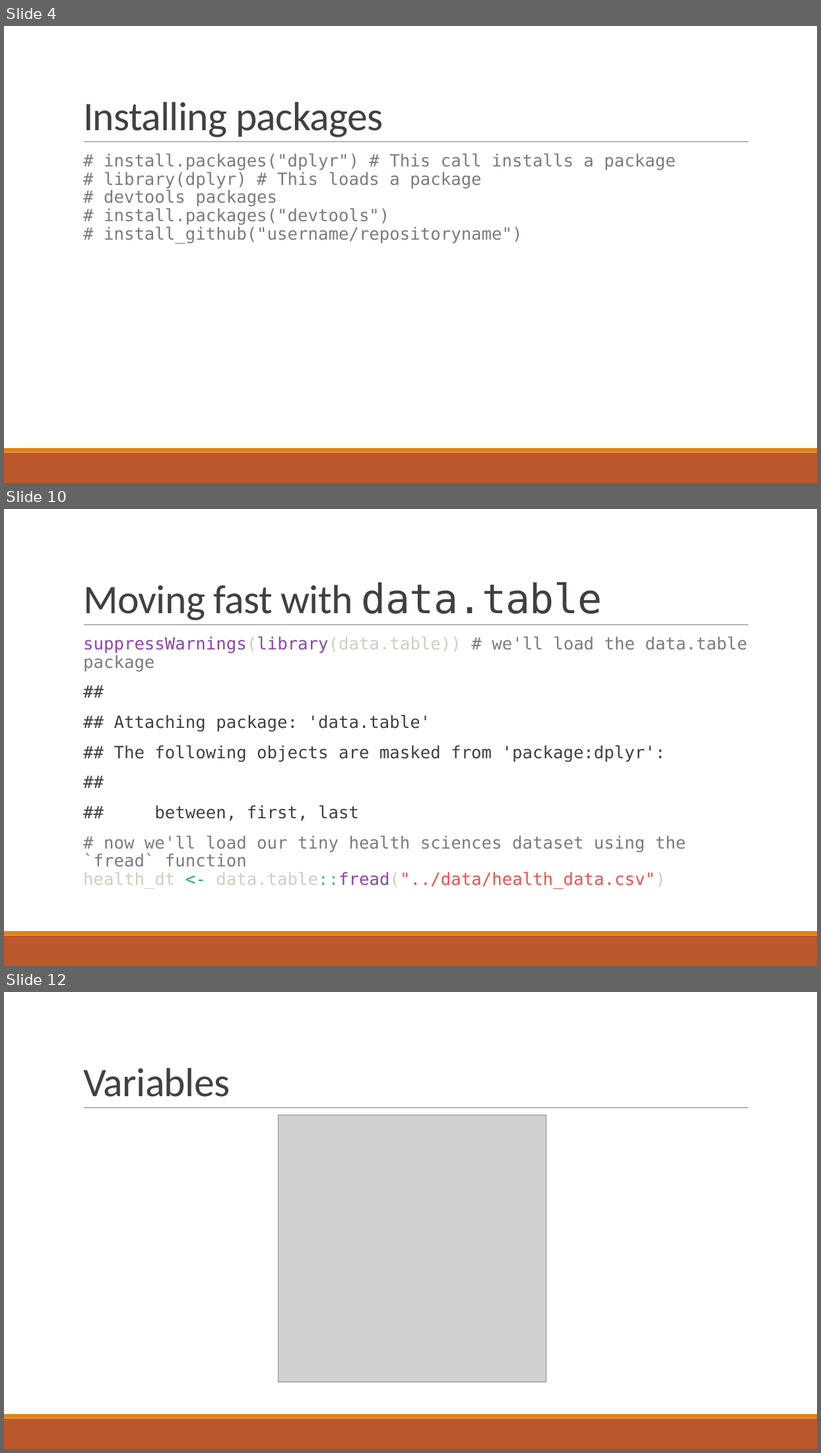
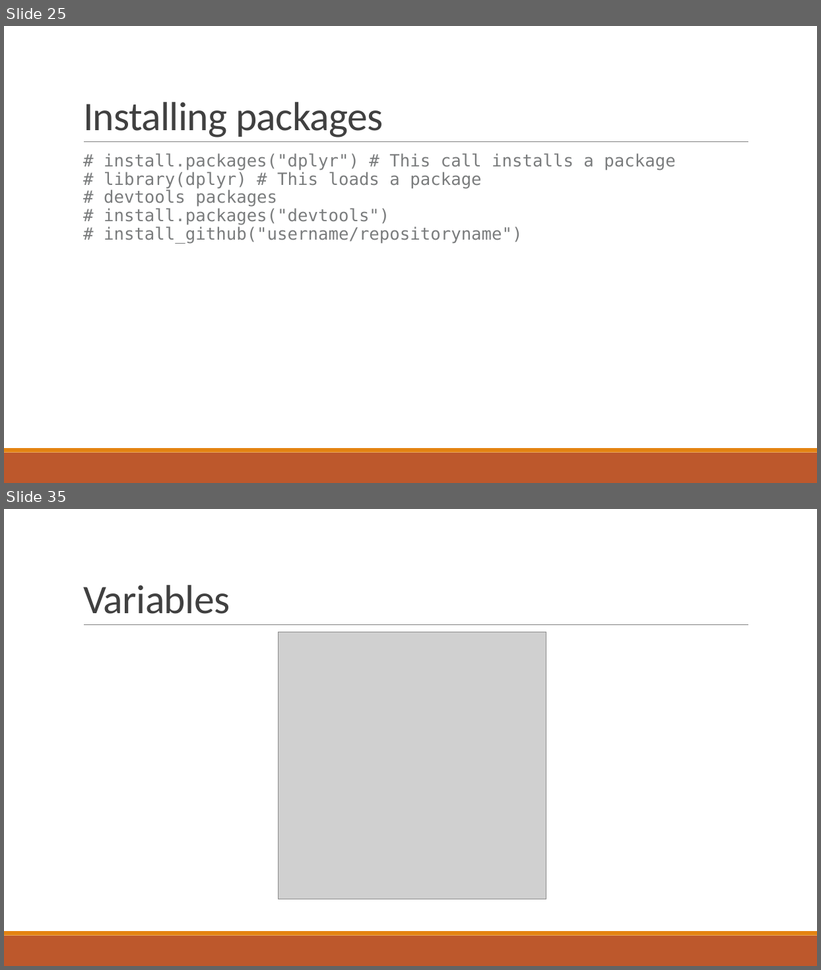
Before and after one commit to csc-ubc-okanagan/workshops, a slide deck: guides/Additional-talks/fundamental-concepts-with-RStudio-90-mins.pptx. Shown one above the other, each under a label of ours: slides 4, 10 and 12 before the commit, slides 25 and 35 after it; the slides between them are not shown. The pictures are 821x1453 and 821x970 pixels, drawn with LibreOffice and Linux fonts; fonts in the diff are those of the drawing; grey boxes stand for pictures. Boxes give left, top, right and bottom in pixels: in the first picture for what was removed or moved away, otherwise in the second. Text is boxed around its words. In the diff, an @@ line names an element or a change of style, - is before the commit and + after.

```diff
--- a/guides/Additional-talks/fundamental-concepts-with-RStudio-90-mins.pptx
+++ b/guides/Additional-talks/fundamental-concepts-with-RStudio-90-mins.pptx
@@ slide 10 removed at <box>4,509,817,966</box>, background #FFFFFF; not listed: 3 template elements that a slide beside it also shows @@
@@ title removed at <box>83,582,603,621</box> @@
-Moving fast with data.table
@@ text removed at <box>83,636,748,889</box> @@
-suppressWarnings(library(data.table)) # we'll load the data.table package
-##
-## Attaching package: 'data.table'
-## The following objects are masked from 'package:dplyr':
-##
-## between, first, last
-# now we'll load our tiny health sciences dataset using the `fread` function
-health_dt <- data.table::fread("../data/health_data.csv")
@@ what was slide 4 is now slide 25 @@
@@ what was slide 12 is now slide 35 @@
```
Also in this commit, not shown: 9 slides changed, 30 slides added, 2 other files.
